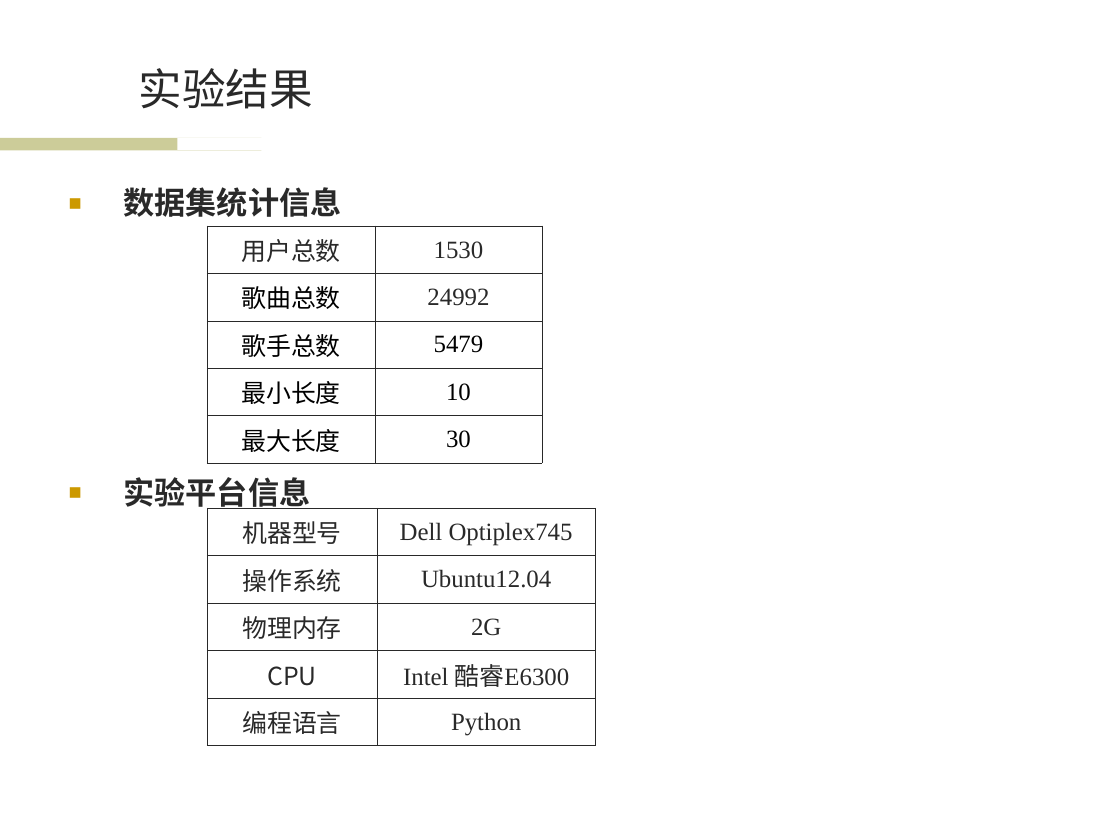
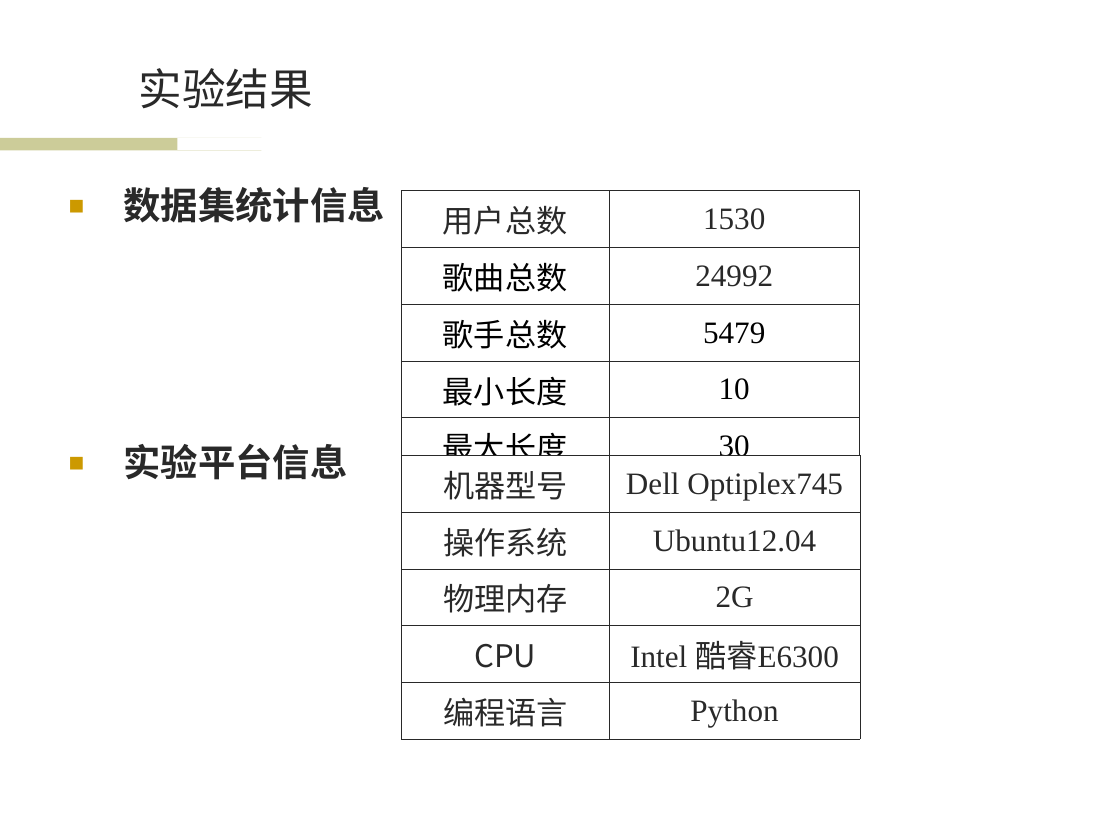
Before and after one commit to wwssttt/NJUThesis, a slide deck: slide 12 of ppt/一种基于时间序列分析的个性化音乐推荐系统及其实现.ppt. Drawn at 1120x840 pixels with LibreOffice and Linux fonts; fonts in the diff are those of the drawing; background and template pictures are left out. Boxes give left, top, right and bottom in pixels: in the first picture for what was removed or moved away, otherwise in the second. Text is boxed around its words. In the diff, an @@ line names an element or a change of style, - is before the commit and + after.

```diff
--- a/ppt/一种基于时间序列分析的个性化音乐推荐系统及其实现.ppt
+++ b/ppt/一种基于时间序列分析的个性化音乐推荐系统及其实现.ppt
@@ text "数据集统计信息" at bbox=[123, 187, 384, 480]: size 20 to 24 pt; more space between paragraphs @@
@@ table at bbox=[401, 190, 859, 460] @@
@@ size 16 to 20 pt @@
@@ more space between paragraphs @@
@@ table: place and size @@
-table at bbox=[207, 226, 542, 456]
+table at bbox=[401, 190, 859, 460]
@@ table at bbox=[402, 456, 860, 731] @@
@@ size 16 to 20 pt @@
@@ more space between paragraphs @@
@@ table: place and size @@
-table at bbox=[207, 508, 595, 740]
+table at bbox=[402, 456, 860, 731]
```
Also in this commit, not shown: 11 other slides changed, 1 slide added.
